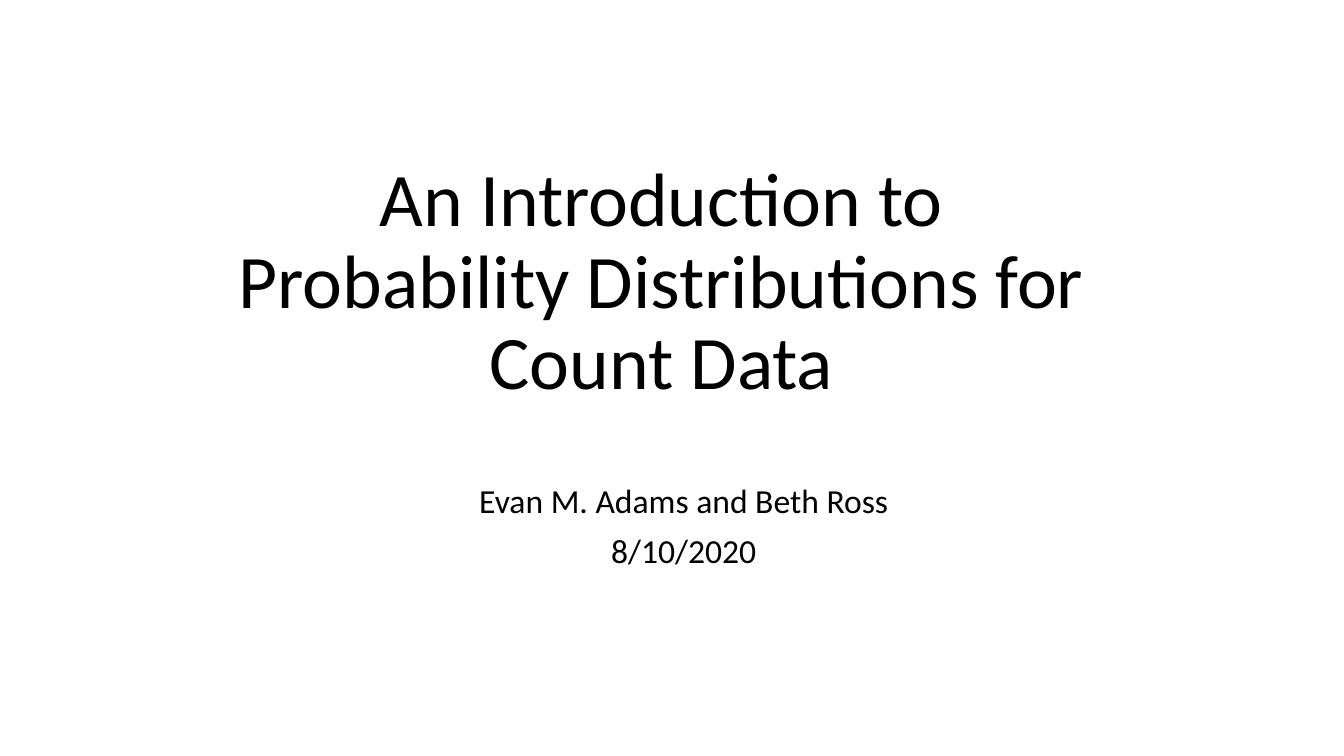
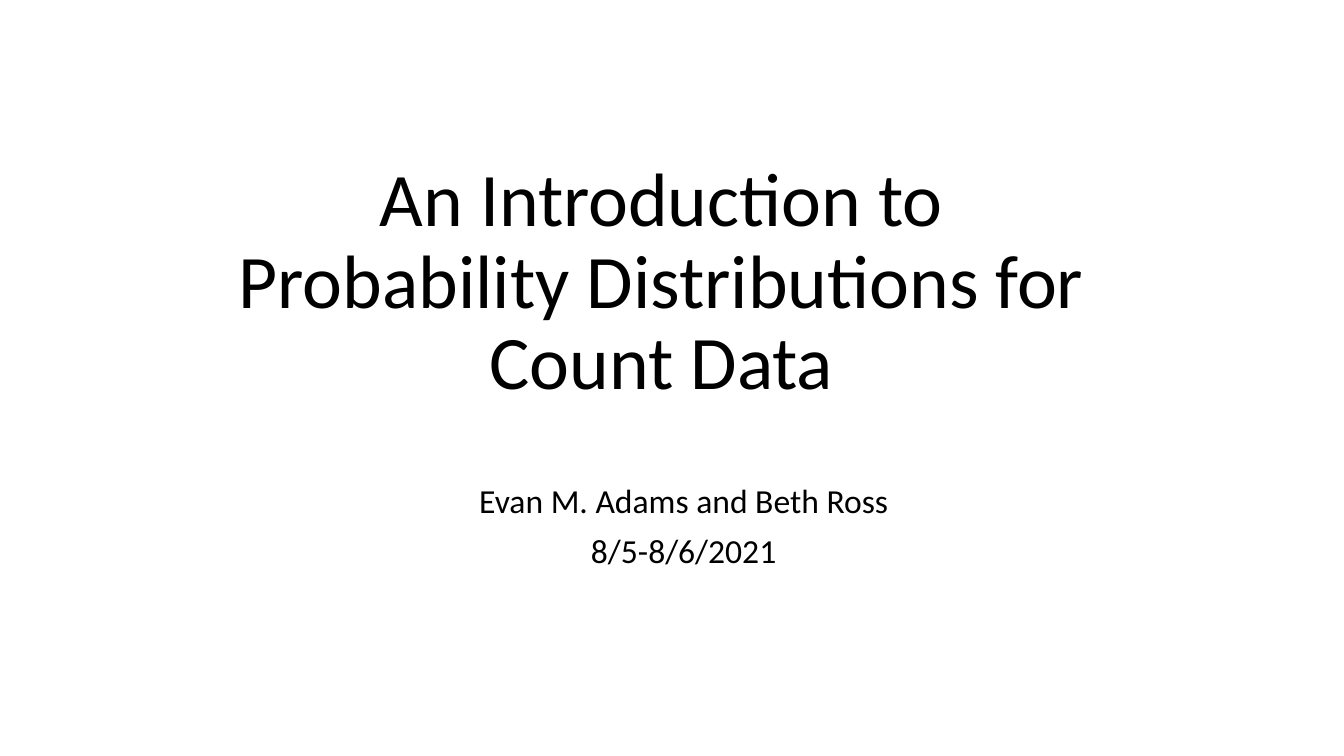
Before and after one commit to evanmadams/AOS_SCO-2021-Count-Data-Workshop, a slide deck: slide 1 of lessons/An Introduction to probability distributions.pptx. Drawn at 1344x756 pixels with LibreOffice and Linux fonts; fonts in the diff are those of the drawing. Boxes give left, top, right and bottom in pixels: in the first picture for what was removed or moved away, otherwise in the second. Text is boxed around its words. In the diff, an @@ line names an element or a change of style, - is before the commit and + after.

```diff
--- a/lessons/An Introduction to probability distributions.pptx
+++ b/lessons/An Introduction to probability distributions.pptx
@@ subtitle at box(591, 539, 776, 565): text changed @@
-8/10/2020
+8/5-8/6/2021
```
Also in this commit, not shown: 2 other files.
